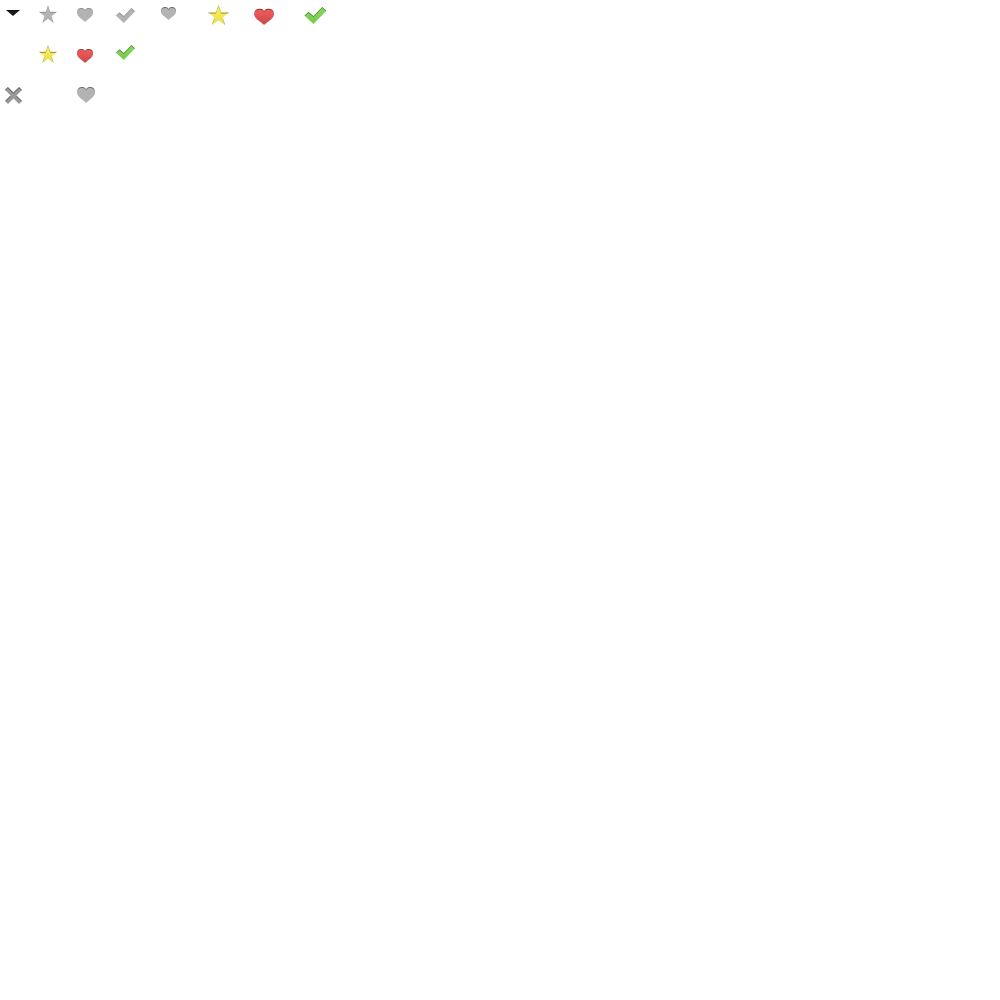
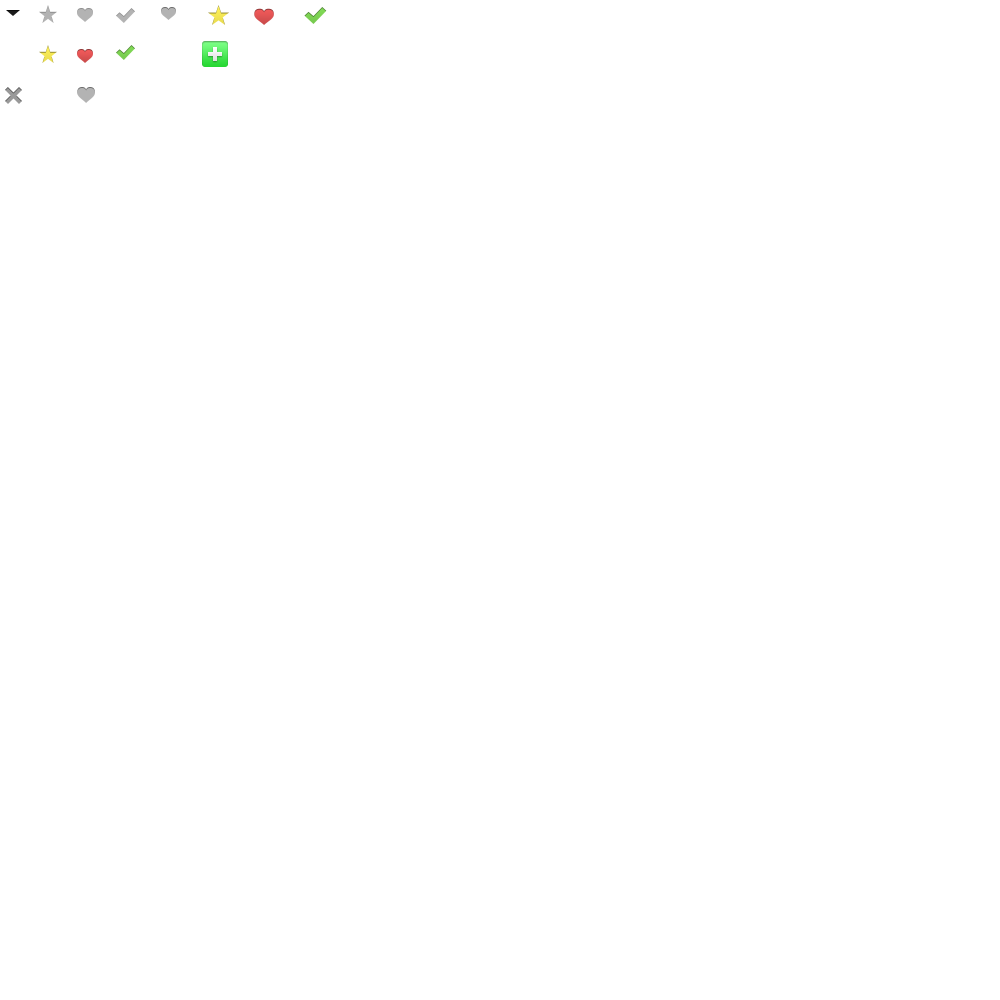
Layered file, before and after one edit (1000 x 1000). Changes by layer:
added group "Add to collection" with 2 layers above "WLT-Btn-Group - Product Details Modal" over [left=207, top=46, right=223, bottom=62]
added layer "Rectangle 17" in group "Add to collection" over [left=207, top=46, right=223, bottom=62]
